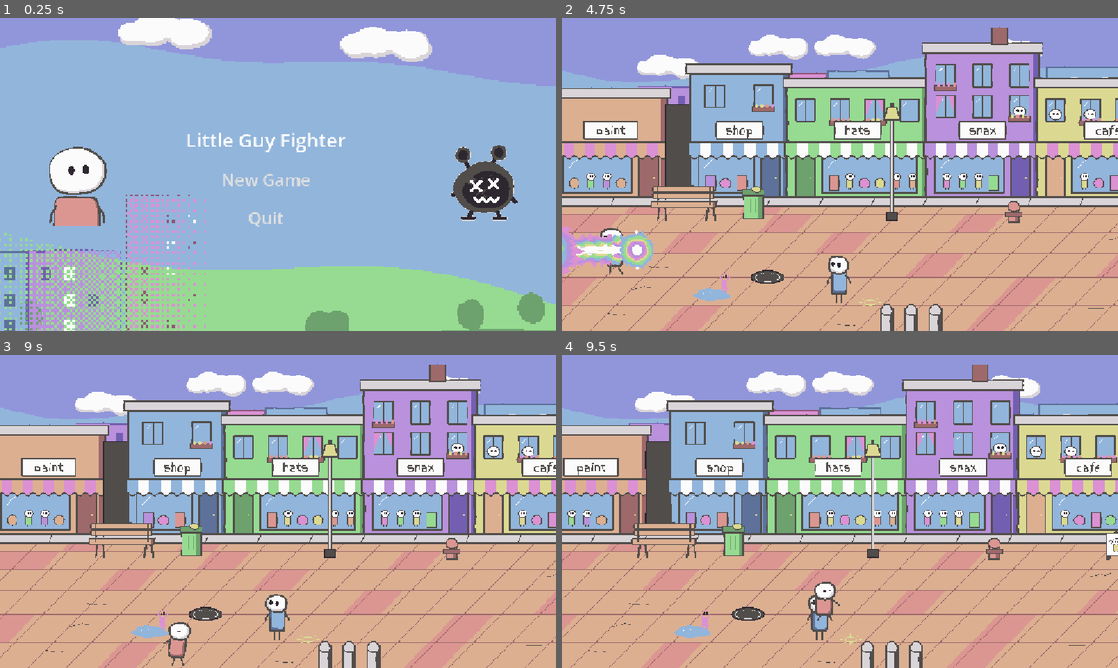
Above: before the commit, frames 1-4 (two rows, left to right).
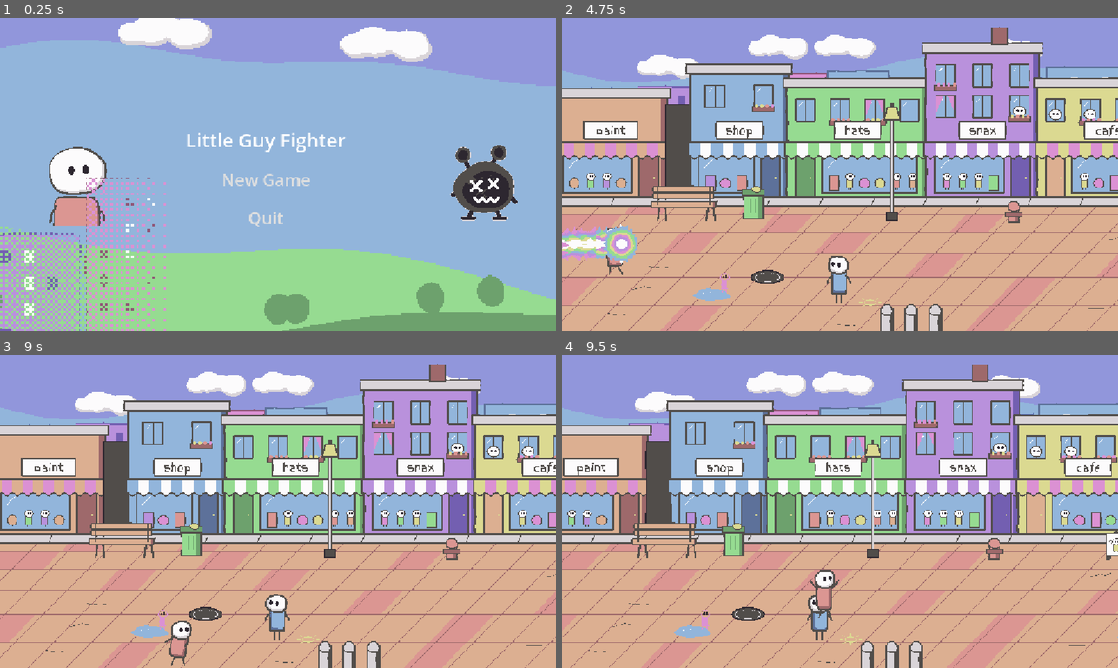
Above: after the commit, the same moments.

Repository: mitchglitchisdabestg/Little-guy-fighter
Game: Godot game, scene res://Scenes/UI/main_menu.tscn
Same seed, same stepped clock (60 frames per second), same inputs: the game is played once before the commit and once after it.
Inputs (mouse positions are in pixels of both pictures, inside the frame that each line leads up to):
- Up to frame 1 (0.25 s): no input
- Up to frame 2 (4.75 s): click "New Game" at 0.5 s; tap Enter (ui_accept) at 1.25, 3.5 s; move the mouse to (962, 158) at 1.27 s; hold D (Right) 1.28-2.03 s; click (962, 158) at 1.35 s; tap Space (Jump) at 1.52, 1.82, 2.27, 2.57, 3.05, 3.6, 3.77, 4.07, 4.52 s; right-click (962, 158) at 1.55 s; move the mouse to (728, 190) at 2.02 s; hold S (Down) 2.03-2.78 s; right-click (728, 190) at 2.1 s; click (728, 190) at 2.17 s; tap Shift (Dash) at 2.3, 2.85 s; move the mouse to (895, 105) at 2.77 s; hold D (Right) 2.78-3.53 s; click (895, 105) at 2.92 s; move the mouse to (812, 237) at 3.52 s; hold W (Up) 3.53-4.28 s; click (812, 237) at 3.8 s; move the mouse to (1006, 221) at 4.27 s; hold A (Left) from 4.28 s (still down); click (1006, 221) at 4.35 s; right-click (1006, 221) at 4.55 s
- Up to frame 3 (9 s): tap Space (Jump) at 4.82, 5.27, 5.57, 6.8, 7.52, 7.82, 8.27, 8.57 s; tap Escape (Pause) at 4.9 s; move the mouse to (111, 464) at 5.02 s; right-click (111, 464) at 5.1 s; click (111, 464) at 5.17 s; tap Shift (Dash) at 5.3, 6.6, 8.85 s; release A (Left) at 5.75 s; click "Restart" at 5.75 s; move the mouse to (305, 511) at 6.52 s; hold S (Down) 6.53-7.28 s; click (305, 511) at 6.67 s; tap Enter (ui_accept) at 7.25 s; move the mouse to (194, 433) at 7.27 s; hold D (Right) 7.28-8.03 s; click (194, 433) at 7.35 s; move the mouse to (400, 495) at 8.02 s; hold W (Up) 8.03-8.78 s; right-click (400, 495) at 8.1 s; click (400, 495) at 8.17 s; move the mouse to (166, 527) at 8.77 s; hold D (Right) from 8.78 s (still down); click (166, 527) at 8.92 s
- Up to frame 4 (9.5 s): keep holding D (Right); tap Space (Jump) at 9.02, 9.32 s

The runs differ from the first frame. In frame 1, 14% of the frame differs, in the area x 0-100%, y 51-100%; in frame 2, 1.7%; in frame 3, 0.2%; in frame 4, 0.4%.

Commit message:
Add level 2, portal to level 2, gun-point bullets, faster animations

Diff:
--- a/little-guy-st/Scenes/Player/player.tscn
+++ b/little-guy-st/Scenes/Player/player.tscn
@@ -224,7 +224,7 @@
 }],
 "loop": 1,
 "name": &"Blue_star",
-"speed": 5.0
+"speed": 10.0
 }, {
 "frames": [{
 "duration": 1.0,
@@ -238,7 +238,7 @@
 }],
 "loop": 0,
 "name": &"Dash",
-"speed": 5.0
+"speed": 18.0
 }, {
 "frames": [{
 "duration": 1.0,
@@ -263,7 +263,7 @@
 }],
 "loop": 1,
 "name": &"Fall",
-"speed": 5.0
+"speed": 10.0
 }, {
 "frames": [{
 "duration": 1.0,
@@ -280,7 +280,7 @@
 }],
 "loop": 1,
 "name": &"Green_star",
-"speed": 5.0
+"speed": 10.0
 }, {
 "frames": [{
 "duration": 1.0,
@@ -291,7 +291,7 @@
 }],
 "loop": 0,
 "name": &"Ha",
-"speed": 5.0
+"speed": 10.0
 }, {
 "frames": [{
 "duration": 1.0,
@@ -314,7 +314,7 @@
 }],
 "loop": 1,
 "name": &"Idle",
-"speed": 5.0
+"speed": 8.0
 }, {
 "frames": [{
 "duration": 1.0,
@@ -331,7 +331,7 @@
 }],
 "loop": 0,
 "name": &"Jump",
-"speed": 5.0
+"speed": 14.0
 }, {
 "frames": [{
 "duration": 1.0,
@@ -345,7 +345,7 @@
 }],
 "loop": 1,
 "name": &"Kamekame",
-"speed": 5.0
+"speed": 10.0
 }, {
 "frames": [{
 "duration": 1.0,
@@ -356,7 +356,7 @@
 }],
 "loop": 0,
 "name": &"Pew_Pew",
-"speed": 5.0
+"speed": 10.0
 }, {
 "frames": [],
 "loop": 1,
@@ -384,7 +384,7 @@
 }],
 "loop": 1,
 "name": &"Reload",
-"speed": 5.0
+"speed": 12.0
 }, {
 "frames": [{
 "duration": 1.0,
@@ -401,7 +401,7 @@
 }],
 "loop": 1,
 "name": &"Super_star",
-"speed": 5.0
+"speed": 10.0
 }, {
 "frames": [{
 "duration": 1.0,
@@ -418,7 +418,7 @@
 }],
 "loop": 1,
 "name": &"Walk",
-"speed": 5.0
+"speed": 10.0
 }, {
 "frames": [{
 "duration": 1.0,
@@ -435,7 +435,7 @@
 }],
 "loop": 1,
 "name": &"Yellow_star",
-"speed": 5.0
+"speed": 10.0
 }]
 
 [sub_resource type="CapsuleShape2D" id="CapsuleShape2D_pp5cw"]
--- /dev/null
+++ b/little-guy-st/Scenes/UI/Dialouge/rip_dialouge.tscn
@@ -0,0 +1,10 @@
+[gd_scene format=3 uid="uid://b7ripdlg2lvl2"]
+
+[ext_resource type="Script" path="res://Scripts/dialogue.gd" id="1_dlg"]
+[ext_resource type="FontFile" uid="uid://d5a5nc4rwfox" path="res://Assets/Fonts/augiepixel.ttf" id="2_font"]
+
+[node name="Rip dialouge" type="CanvasLayer"]
+layer = 5
+script = ExtResource("1_dlg")
+scene_name = "rip"
+font = ExtResource("2_font")
--- a/little-guy-st/Scenes/UI/main_menu.tscn
+++ b/little-guy-st/Scenes/UI/main_menu.tscn
@@ -52,10 +52,10 @@
 anchor_top = 0.5
 anchor_right = 0.5
 anchor_bottom = 0.5
-offset_left = -577.0
-offset_top = -118.0
-offset_right = 1095.0
-offset_bottom = 861.0
+offset_left = -921.0
+offset_top = -153.0
+offset_right = 1271.0
+offset_bottom = 826.0
 grow_horizontal = 2
 grow_vertical = 2
 texture = ExtResource("3_u7lva")
--- /dev/null
+++ b/little-guy-st/Scenes/World/world2.tscn
@@ -0,0 +1,203 @@
+[gd_scene format=3 uid="uid://c8rip2world2x"]
+
+[ext_resource type="PackedScene" uid="uid://kt33apddjbb0" path="res://Scenes/Player/player.tscn" id="player"]
+[ext_resource type="PackedScene" uid="uid://5tsawn866bsp" path="res://Scenes/UI/Pause menu/pause_menu.tscn" id="pause"]
+[ext_resource type="PackedScene" path="res://Scenes/UI/Dialouge/rip_dialouge.tscn" id="dialogue"]
+[ext_resource type="AudioStream" uid="uid://cyiqlyhcsarfg" path="res://Assets/Sound/Sound Effects/Jump Sound Effect.mp3" id="jump"]
+[ext_resource type="AudioStream" uid="uid://cd31t4mq0wnlo" path="res://Assets/Sound/Sound Effects/Gun Shot.mp3" id="gun"]
+[ext_resource type="AudioStream" uid="uid://cxm11rp3nqsa8" path="res://Assets/Sound/Sound Effects/Dash Sound Effect.wav" id="dash"]
+[ext_resource type="AudioStream" uid="uid://dprvle61rho72" path="res://Assets/Sound/Sound Effects/Walking SFX.mp3" id="walk"]
+[ext_resource type="AudioStream" path="res://Assets/Sound/Music/tuff (2).mp3" id="music"]
+[ext_resource type="Script" uid="uid://h82h8knrve3a" path="res://Scripts/parallax.gd" id="px_script"]
+[ext_resource type="Texture2D" path="res://Assets/little_guy_pack/maps/worldB_sky.png" id="sky"]
+[ext_resource type="Texture2D" path="res://Assets/little_guy_pack/maps/worldB_far.png" id="far"]
+[ext_resource type="Texture2D" path="res://Assets/little_guy_pack/maps/worldB_main.png" id="main"]
+[ext_resource type="Texture2D" path="res://Assets/little_guy_pack/maps/worldB_fg.png" id="fg"]
+[ext_resource type="Texture2D" path="res://Assets/little_guy_pack/maps/props/broken_lamp.png" id="prop_broken_lamp"]
+[ext_resource type="Texture2D" path="res://Assets/little_guy_pack/maps/props/dead_tree.png" id="prop_dead_tree"]
+[ext_resource type="Texture2D" path="res://Assets/little_guy_pack/maps/props/goo_puddle.png" id="prop_goo_puddle"]
+[ext_resource type="Texture2D" path="res://Assets/little_guy_pack/maps/props/grey_crates.png" id="prop_grey_crates"]
+
+[sub_resource type="WorldBoundaryShape2D" id="floor"]
+
+[sub_resource type="RectangleShape2D" id="top_wall"]
+size = Vector2(3320, 121)
+
+[sub_resource type="RectangleShape2D" id="side_wall"]
+size = Vector2(124, 323)
+
+[node name="Level 2" type="Node2D" unique_id=1119132783]
+
+[node name="Sky" type="TextureRect" parent="." unique_id=677662261]
+offset_left = 0.0
+offset_top = -361.0
+offset_right = 1280.0
+offset_bottom = -1.0
+texture = ExtResource("sky")
+script = ExtResource("px_script")
+speed = 0.1
+
+[node name="Far" type="TextureRect" parent="." unique_id=1511911446]
+offset_left = 0.0
+offset_top = -361.0
+offset_right = 1648.0
+offset_bottom = -1.0
+texture = ExtResource("far")
+script = ExtResource("px_script")
+speed = 0.4
+
+[node name="Main" type="TextureRect" parent="." unique_id=1236299686]
+offset_left = 0.0
+offset_top = -361.0
+offset_right = 3120.0
+offset_bottom = -1.0
+texture = ExtResource("main")
+
+[node name="Props" type="Node2D" parent="." unique_id=1531105596]
+
+[node name="broken_lamp1" type="Sprite2D" parent="Props" unique_id=851158381]
+position = Vector2(240, -129)
+texture = ExtResource("prop_broken_lamp")
+centered = false
+offset = Vector2(-24, -126)
+
+[node name="goo_puddle2" type="Sprite2D" parent="Props" unique_id=406231922]
+position = Vector2(440, -61)
+texture = ExtResource("prop_goo_puddle")
+centered = false
+offset = Vector2(-40, -18)
+
+[node name="grey_crates3" type="Sprite2D" parent="Props" unique_id=919567871]
+position = Vector2(600, -127)
+texture = ExtResource("prop_grey_crates")
+centered = false
+offset = Vector2(-26, -26)
+
+[node name="dead_tree4" type="Sprite2D" parent="Props" unique_id=123322617]
+position = Vector2(840, -131)
+texture = ExtResource("prop_dead_tree")
+centered = false
+offset = Vector2(-40, -138)
+
+[node name="goo_puddle5" type="Sprite2D" parent="Props" unique_id=904779144]
+position = Vector2(1040, -97)
+texture = ExtResource("prop_goo_puddle")
+centered = false
+offset = Vector2(-40, -18)
+
+[node name="broken_lamp6" type="Sprite2D" parent="Props" unique_id=1136244209]
+position = Vector2(1220, -129)
+texture = ExtResource("prop_broken_lamp")
+centered = false
+offset = Vector2(-24, -126)
+
+[node name="grey_crates7" type="Sprite2D" parent="Props" unique_id=688513901]
+position = Vector2(1400, -127)
+texture = ExtResource("prop_grey_crates")
+centered = false
+offset = Vector2(-26, -26)
+
+[node name="goo_puddle8" type="Sprite2D" parent="Props" unique_id=1481709766]
+position = Vector2(1560, -31)
+texture = ExtResource("prop_goo_puddle")
+centered = false
+offset = Vector2(-40, -18)
+
+[node name="dead_tree9" type="Sprite2D" parent="Props" unique_id=1840209196]
+position = Vector2(1760, -131)
+texture = ExtResource("prop_dead_tree")
+centered = false
+offset = Vector2(-40, -138)
+
+[node name="goo_puddle10" type="Sprite2D" parent="Props" unique_id=1088311219]
+position = Vector2(2040, -61)
+texture = ExtResource("prop_goo_puddle")
+centered = false
+offset = Vector2(-40, -18)
+
+[node name="broken_lamp11" type="Sprite2D" parent="Props" unique_id=1583036430]
+position = Vector2(2400, -125)
+texture = ExtResource("prop_broken_lamp")
+centered = false
+offset = Vector2(-24, -126)
+
+[node name="goo_puddle12" type="Sprite2D" parent="Props" unique_id=1956165774]
+position = Vector2(2560, -25)
+texture = ExtResource("prop_goo_puddle")
+centered = false
+offset = Vector2(-40, -18)
+
+[node name="goo_puddle13" type="Sprite2D" parent="Props" unique_id=1391619160]
+position = Vector2(2920, -81)
+texture = ExtResource("prop_goo_puddle")
+centered = false
+offset = Vector2(-40, -18)
+
+[node name="Level boundrays" type="StaticBody2D" parent="." unique_id=588862552]
+position = Vector2(0, -4)
+
+[node name="Floor" type="CollisionShape2D" parent="Level boundrays" unique_id=1298704003]
+shape = SubResource("floor")
+
+[node name="Top" type="CollisionShape2D" parent="Level boundrays" unique_id=103577443]
+position = Vector2(1560, -254)
+shape = SubResource("top_wall")
+
+[node name="Left" type="CollisionShape2D" parent="Level boundrays" unique_id=1520176220]
+position = Vector2(-22, -150.5)
+shape = SubResource("side_wall")
+
+[node name="Right" type="CollisionShape2D" parent="Level boundrays" unique_id=1440529904]
+position = Vector2(3163, -156)
+shape = SubResource("side_wall")
+
+[node name="Enemys" type="Node2D" parent="." unique_id=412035360]
+
+[node name="Player" parent="." unique_id=1045010468 instance=ExtResource("player")]
+position = Vector2(149, -171)
+collision_mask = 3
+
+[node name="Camera2D" type="Camera2D" parent="Player" unique_id=889533884]
+position = Vector2(20, -86)
+zoom = Vector2(1.8, 1.8)
+limit_left = 0
+limit_top = -361
+limit_right = 3120
+limit_bottom = -1
+limit_smoothed = true
+position_smoothing_speed = 10.0
+
+[node name="Pause Menu" parent="Player/Camera2D" unique_id=448466428 instance=ExtResource("pause")]
+offset_left = -4.0
+offset_top = 14.0
+offset_right = -4.0
+offset_bottom = 14.0
+
+[node name="Rip dialouge" parent="Player" unique_id=829457621 instance=ExtResource("dialogue")]
+
+[node name="jump_sfx" type="AudioStreamPlayer" parent="Player" unique_id=551511994]
+stream = ExtResource("jump")
+volume_db = -14.0
+
+[node name="gunshot_sfx" type="AudioStreamPlayer" parent="Player" unique_id=226324276]
+stream = ExtResource("gun")
+
+[node name="dash_sfx" type="AudioStreamPlayer" parent="Player" unique_id=1337411384]
+stream = ExtResource("dash")
+
+[node name="walking_sfx" type="AudioStreamPlayer" parent="Player" unique_id=1858402834]
+stream = ExtResource("walk")
+volume_db = -7.0
+
+[node name="FG" type="TextureRect" parent="." unique_id=528709849]
+offset_left = 0.0
+offset_top = -361.0
+offset_right = 3120.0
+offset_bottom = -1.0
+mouse_filter = 2
+texture = ExtResource("fg")
+
+[node name="Backround Music" type="AudioStreamPlayer" parent="." unique_id=260222960]
+stream = ExtResource("music")
+volume_db = -3.0
+autoplay = true
--- a/little-guy-st/Scripts/Player.gd
+++ b/little-guy-st/Scripts/Player.gd
@@ -164,10 +164,9 @@
 func shoot_projectile() -> void:
 	var projectile = PROJECTILE_SCENE.instantiate()
 	projectile.direction = -1.0 if animated_sprite.flip_h else 1.0
-	var spawn_offset =Vector2(
-		-5 if animated_sprite.flip_h else 5,
-		-5
-		)
+	#gun point (end of the gun in the shoot frames)
+	var gun_x = -23 if animated_sprite.flip_h else 27
+	var spawn_offset = Vector2(gun_x, -6 + visuals.position.y)
 	projectile.global_position = global_position + spawn_offset
 	get_tree().current_scene.add_child(projectile)
 
@@ -176,9 +175,8 @@
 	beam.direction = -1.0 if animated_sprite.flip_h else 1.0
 
 
-	var spawn_offset =Vector2(
-		-2 if animated_sprite.flip_h else 2,
-		-2
-		)
+	#hands (where the beam comes out)
+	var hand_x = -20 if animated_sprite.flip_h else 24
+	var spawn_offset = Vector2(hand_x, -9 + visuals.position.y)
 	beam.global_position = global_position + spawn_offset
 	get_tree().current_scene.add_child(beam)
--- a/little-guy-st/Scripts/portal.gd
+++ b/little-guy-st/Scripts/portal.gd
@@ -1,11 +1,10 @@
 extends Node2D
 
+@export var next_level = "res://Scenes/World/world2.tscn"
 
-# Called when the node enters the scene tree for the first time.
-func _ready() -> void:
-	pass # Replace with function body.
+func _ready():
+	$Area2D.body_entered.connect(_on_body_entered)
 
-
-# Called every frame. 'delta' is the elapsed time since the previous frame.
-func _process(delta: float) -> void:
-	pass
+func _on_body_entered(body):
+	if body.name == "Player":
+		get_tree().change_scene_to_file.call_deferred(next_level)
Binary file added: little-guy-st/Assets/little_guy_pack/maps/props/dead_tree.png
Not shown, added: little-guy-st/Assets/little_guy_pack/maps/props/dead_tree.png.import
Binary file changed: little-guy-st/Assets/little_guy_pack/maps/worldB_far.png
